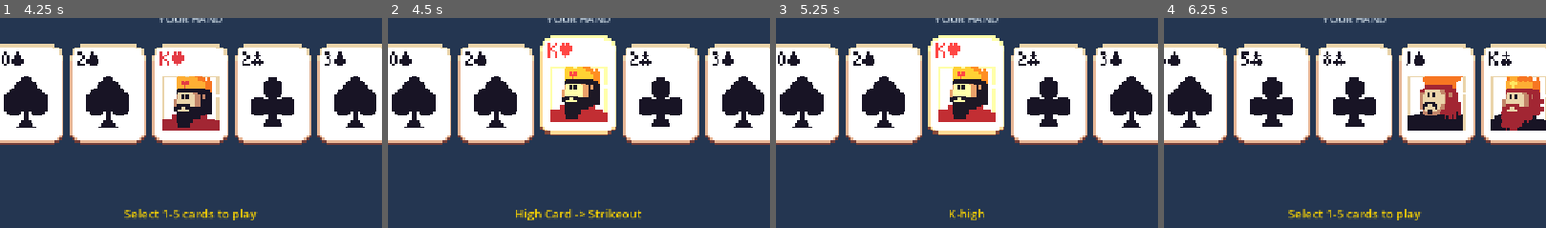
Above: before the commit, frames 1-4 (left to right).
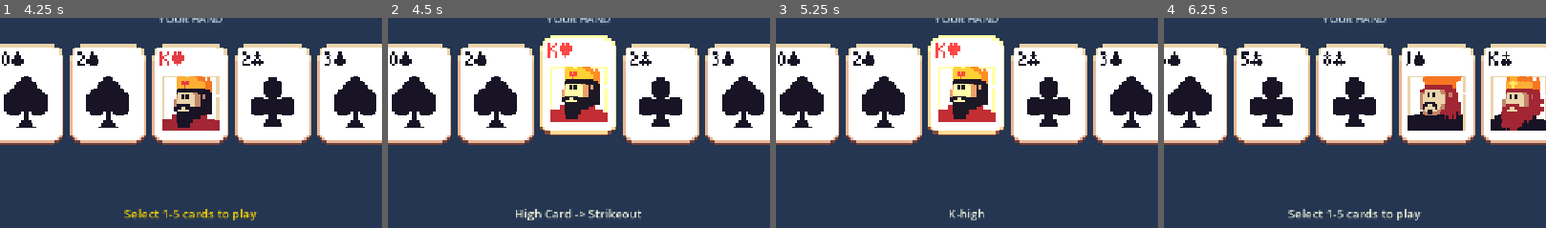
Above: after the commit, the same moments.

Repository: jakenbear/diamond-joker
Game: Godot game, scene res://scenes/title_scene.tscn
Two runs of this game, one before a commit and one after it. Both use one fixed random seed, a clock stepped at 60 frames per second and the inputs below.
Inputs (mouse positions are % of the whole screen's width and height, from its top left):
- Up to frame 1 (4.25 s): click "eagle New York Eagles Raw pow…" at 0.5 s; click "eagle New York Eagles Raw pow…" at 1.25 s; click "PLAY BALL!" at 2 s; tap Enter at 2.75 s; move the mouse to (72, 46) at 2.77 s; click (72, 46) at 2.92 s; tap Space at 3.5 s; drag from (30, 56) to (45, 72) at 3.52 s
- Up to frame 2 (4.5 s): tap Enter at 4.25 s; move the mouse to (60, 29) at 4.27 s; click (60, 29) at 4.42 s
- Up to frame 3 (5.25 s): click "PLAY HAND" at 5 s
- Up to frame 4 (6.25 s): click "PLAY HAND" at 5.75 s
The pictures show only the part of the screen within x 40-90%, y 12-62%; the shares and areas given below are measured in that part.

Frame 1 is identical in both runs. In frame 2, 0.7% of the frame differs, in the area x 33-67%, y 90-97%; in frame 3, 0.2%; in frame 4, 0.8%, in the area x 32-68%, y 90-97%.

Commit message:
feat(godot): show pitcher-adjusts warning in hand preview
Color-coded warnings when pairs are played repeatedly:
- Yellow: "Pitcher adjusting..." (2nd pair)
- Orange: "Pitcher has your number!" (3rd pair)
- Red: "You're cooked!" (4th+ pair)

Co-Authored-By: Claude Opus 4.6 <noreply@anthropic.com>

Diff:
--- a/godot/scenes/game_scene.gd
+++ b/godot/scenes/game_scene.gd
@@ -203,7 +203,26 @@
 				preview_cards.append(hand[idx])
 		if not preview_cards.is_empty():
 			var preview := CardEngine.evaluate_hand(preview_cards)
-			hand_desc_label.text = "%s -> %s" % [preview.get("hand_name", "?"), preview.get("outcome", "?")]
+			var hand_name: String = preview.get("hand_name", "?")
+			var outcome: String = preview.get("outcome", "?")
+			var desc: String = "%s -> %s" % [hand_name, outcome]
+
+			# Pitcher adjusts warning for pairs
+			if hand_name == "Pair" and GameManager.baseball_state.pairs_played_this_inning > 0:
+				var count: int = GameManager.baseball_state.pairs_played_this_inning
+				if count == 1:
+					desc += " (Pitcher adjusting...)"
+					hand_desc_label.add_theme_color_override("font_color", Color("#ffe082"))
+				elif count == 2:
+					desc += " (Pitcher has your number!)"
+					hand_desc_label.add_theme_color_override("font_color", Color("#ff8a65"))
+				else:
+					desc += " (You're cooked!)"
+					hand_desc_label.add_theme_color_override("font_color", Color("#ff5252"))
+			else:
+				hand_desc_label.add_theme_color_override("font_color", Color("#f5f5dc"))
+
+			hand_desc_label.text = desc
 		else:
 			hand_desc_label.text = ""
 	else:
